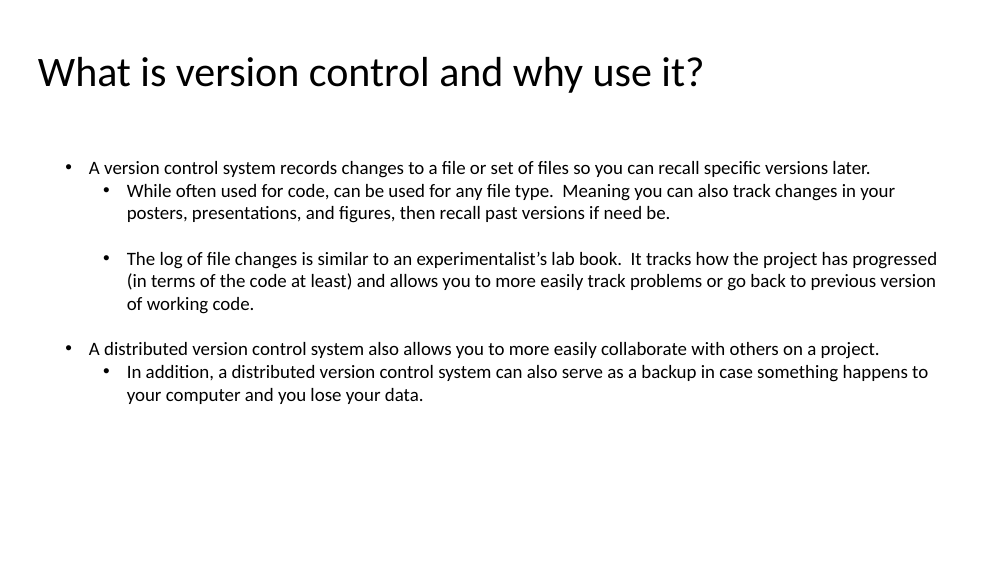
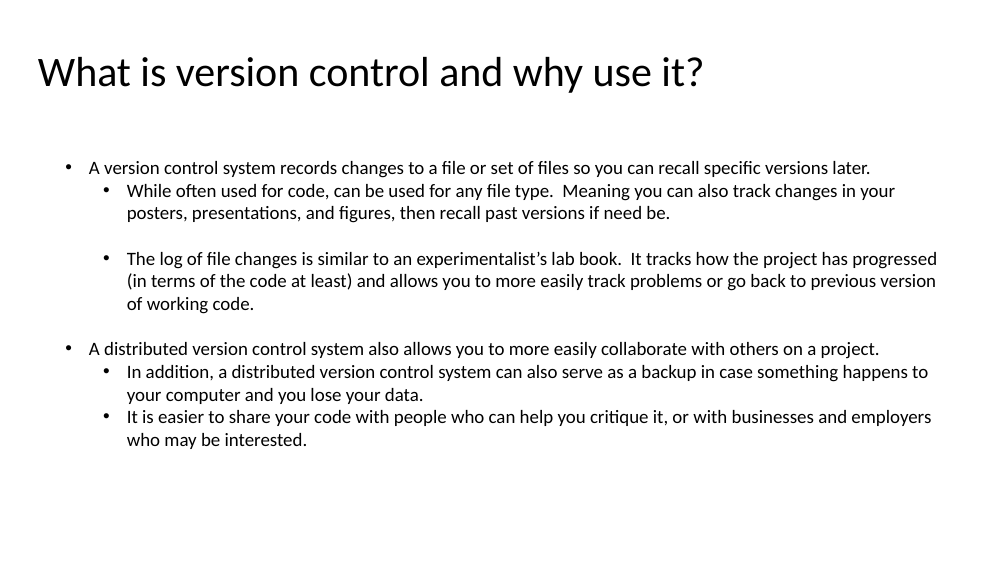
Before and after one commit to jwrauch/git-group-meeting-presentation, a slide deck: slide 3 of learn-to-git.pptx. Drawn at 1008x567 pixels with LibreOffice and Linux fonts; fonts in the diff are those of the drawing. Boxes give left, top, right and bottom in pixels: in the first picture for what was removed or moved away, otherwise in the second. Text is boxed around its words. In the diff, an @@ line names an element or a change of style, - is before the commit and + after.

```diff
--- a/learn-to-git.pptx
+++ b/learn-to-git.pptx
@@ text at [127, 410, 931, 449]: paragraph added @@
+  • It is easier to share your code with people who can help you critique it, or with businesses and employers
+    who may be interested.
```
Also in this commit, not shown: 1 slide added.
